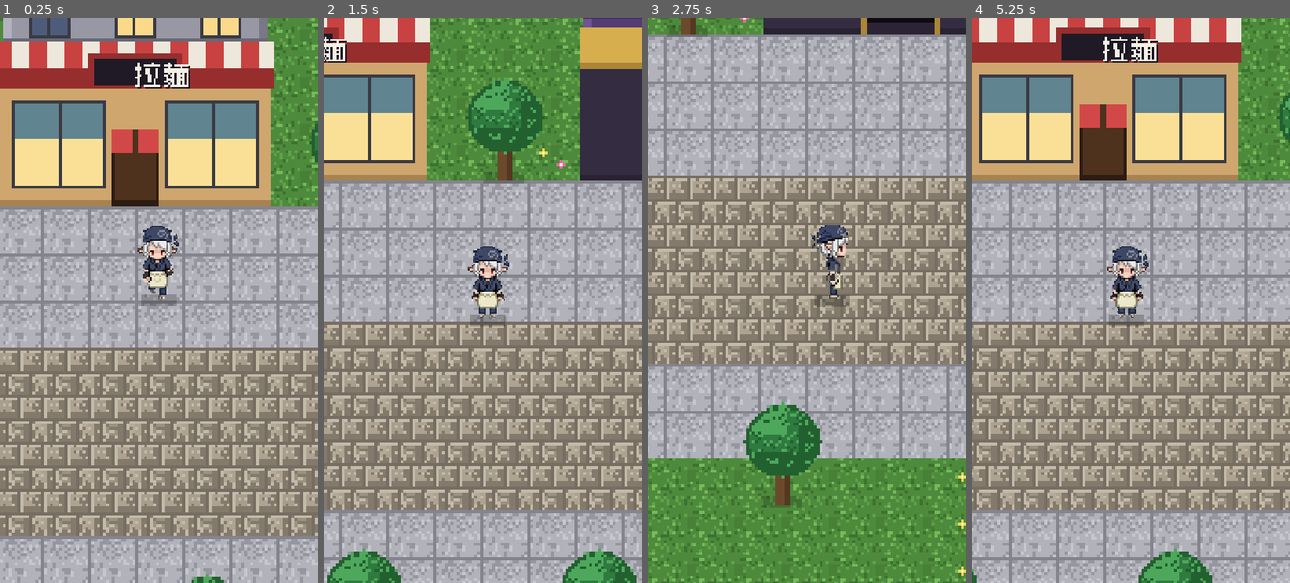
Above: before the commit, frames 1-4 (left to right).
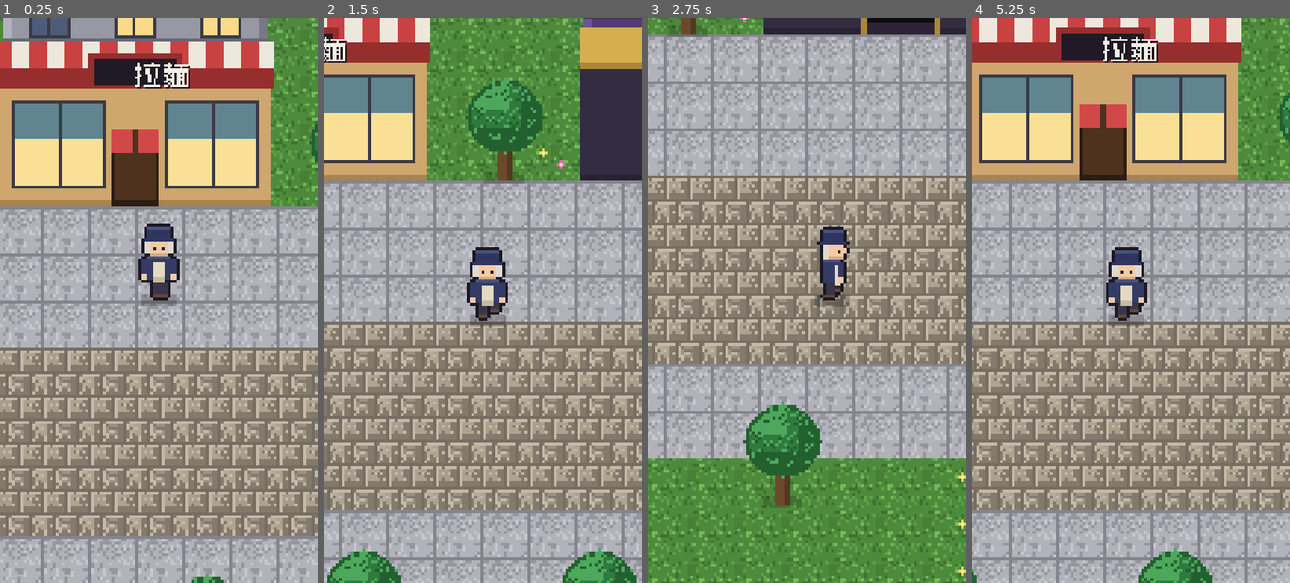
Above: after the commit, the same moments.

Repository: meloalright/ramen-ya
Game: Godot game, scene res://scenes/World.tscn
Two runs of this game, one before a commit and one after it. Both use one fixed random seed, a clock stepped at 60 frames per second and the inputs below.
Inputs (mouse positions are in pixels of both pictures, inside the frame that each line leads up to):
- Up to frame 1 (0.25 s): no input
- Up to frame 2 (1.5 s): tap Enter at 0.5 s; move the mouse to (552, 272) at 0.52 s; hold D 0.53-1.28 s; tap M at 0.6 s; click (552, 272) at 0.67 s; tap Space at 0.77 s; tap E at 0.8, 1.35 s; move the mouse to (419, 328) at 1.27 s; hold S from 1.28 s (still down)
- Up to frame 3 (2.75 s): tap Space at 1.52 s; tap M at 1.55, 2.1 s; move the mouse to (838, 176) at 2.02 s; release S at 2.03 s; hold D from 2.03 s (still down); tap E at 2.3 s
- Up to frame 4 (5.25 s): move the mouse to (1115, 413) at 2.77 s; release D at 2.78 s; hold W 2.78-3.53 s; tap Enter at 2.85 s; click (1115, 413) at 2.92 s; tap Space at 3.02, 3.77, 4.52 s; tap M at 3.05, 4.55 s; move the mouse to (1226, 385) at 3.52 s; hold A 3.53-5.03 s; tap R at 3.6 s; tap E at 3.8, 5.1 s; tap Escape at 4.15 s; move the mouse to (1035, 215) at 4.27 s; tap 0 at 4.35 s; move the mouse to (1146, 300) at 5.02 s; hold S from 5.03 s (still down); click (1146, 300) at 5.17 s

The runs differ from the first frame. In frame 1, 1.2% of the frame differs, in the area x 43-57%, y 36-50%; in frame 2, 1.1%; in frame 3, 0.9%; in frame 4, 1.1%.

Commit message:
art: regenerate the chef walk spritesheet in Python
Replace the old 600x903 chef sheet with a clean procedurally-drawn one
(assets/character/generate.py): 3 walk frames x 3 directions (down /
side-left / up), 20x26 px per frame — authored at the on-screen size so it
draws ~1:1 and stays crisp; right-facing mirrors the side row. Update the
CHEF_FW/CHEF_FH constants (200x301 → 20x26) in World/Shop/Tower/Main and
drop the stale extracted chef_r*_c* frames.

Co-Authored-By: Claude Opus 4.8 (1M context) <noreply@anthropic.com>

Diff:
--- a/scripts/Main.gd
+++ b/scripts/Main.gd
@@ -92,8 +92,8 @@
 
 # ---- chef sprite (title screen only) --------------------------------
 var chef_tex: Texture2D
-const CHEF_FW := 200
-const CHEF_FH := 301
+const CHEF_FW := 20
+const CHEF_FH := 26
 const CHEF_SEQ := [0, 1, 0, 2]
 var chef_anim: float = 0.0
 var chef_idx: int = 0
--- a/scripts/Shop.gd
+++ b/scripts/Shop.gd
@@ -59,8 +59,8 @@
 const STEP_SEQ := [0, 1, 0, 2]
 
 var chef_tex: Texture2D
-const CHEF_FW := 200
-const CHEF_FH := 301
+const CHEF_FW := 20
+const CHEF_FH := 26
 const ROW_DOWN := 0
 const ROW_SIDE := 1
 const ROW_UP := 2
--- a/scripts/Tower.gd
+++ b/scripts/Tower.gd
@@ -50,8 +50,8 @@
 var sfx: AudioStreamPlayer
 
 var chef_tex: Texture2D
-const CHEF_FW := 200
-const CHEF_FH := 301
+const CHEF_FW := 20
+const CHEF_FH := 26
 const ROW_DOWN := 0
 const ROW_SIDE := 1
 const ROW_UP := 2
--- a/scripts/World.gd
+++ b/scripts/World.gd
@@ -76,8 +76,8 @@
 
 # chef spritesheet (3 cols x 3 rows)  rows: 0 down, 1 side(left), 2 up
 var chef_tex: Texture2D
-const CHEF_FW := 200
-const CHEF_FH := 301
+const CHEF_FW := 20
+const CHEF_FH := 26
 const ROW_DOWN := 0
 const ROW_SIDE := 1
 const ROW_UP := 2
Binary file removed: assets/chef_r0_c0.png
Not shown, removed: assets/chef_r0_c0.png.import
Binary file removed: assets/chef_r0_c1.png
Not shown, removed: assets/chef_r0_c1.png.import
Binary file removed: assets/chef_r0_c2.png
Not shown, removed: assets/chef_r0_c2.png.import
Binary file removed: assets/chef_r1_c0.png
Not shown, removed: assets/chef_r1_c0.png.import
Binary file removed: assets/chef_r1_c1.png
Not shown, removed: assets/chef_r1_c1.png.import
Binary file removed: assets/chef_r1_c2.png
Not shown, removed: assets/chef_r1_c2.png.import
(and 8 more such lines)
